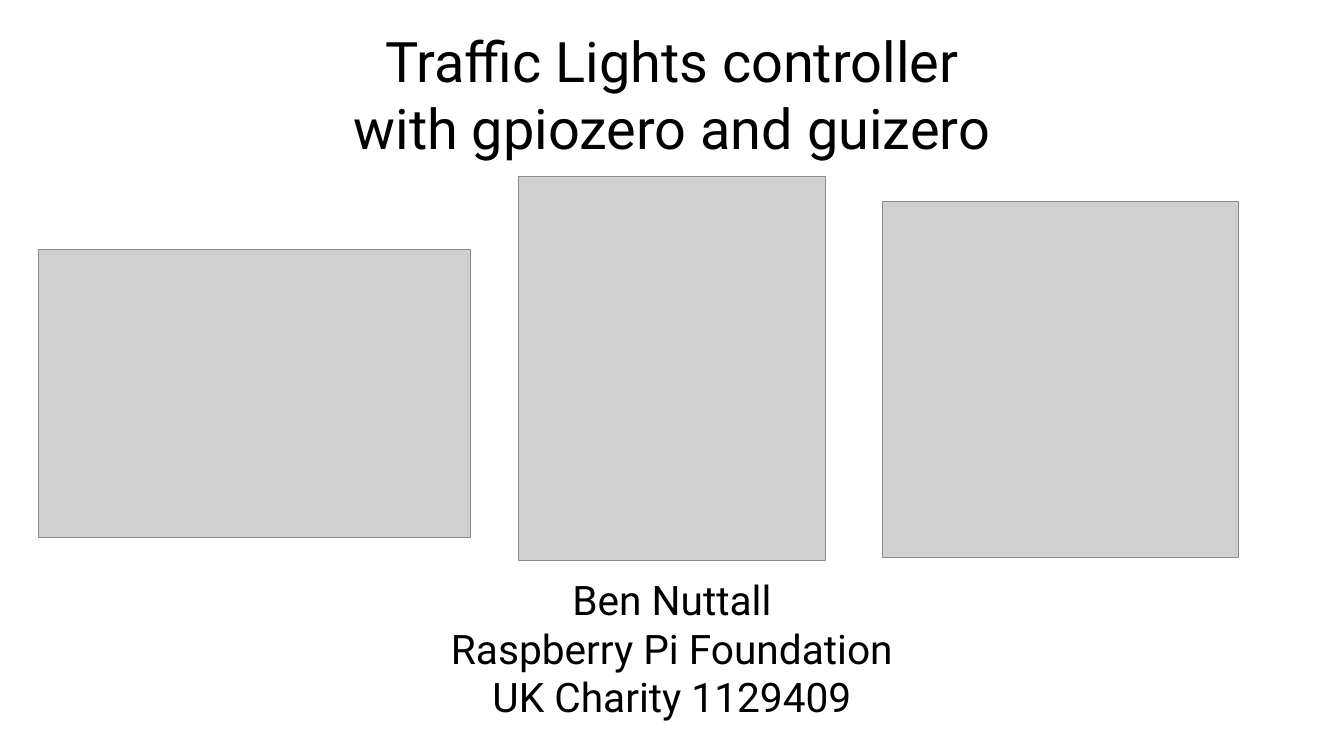
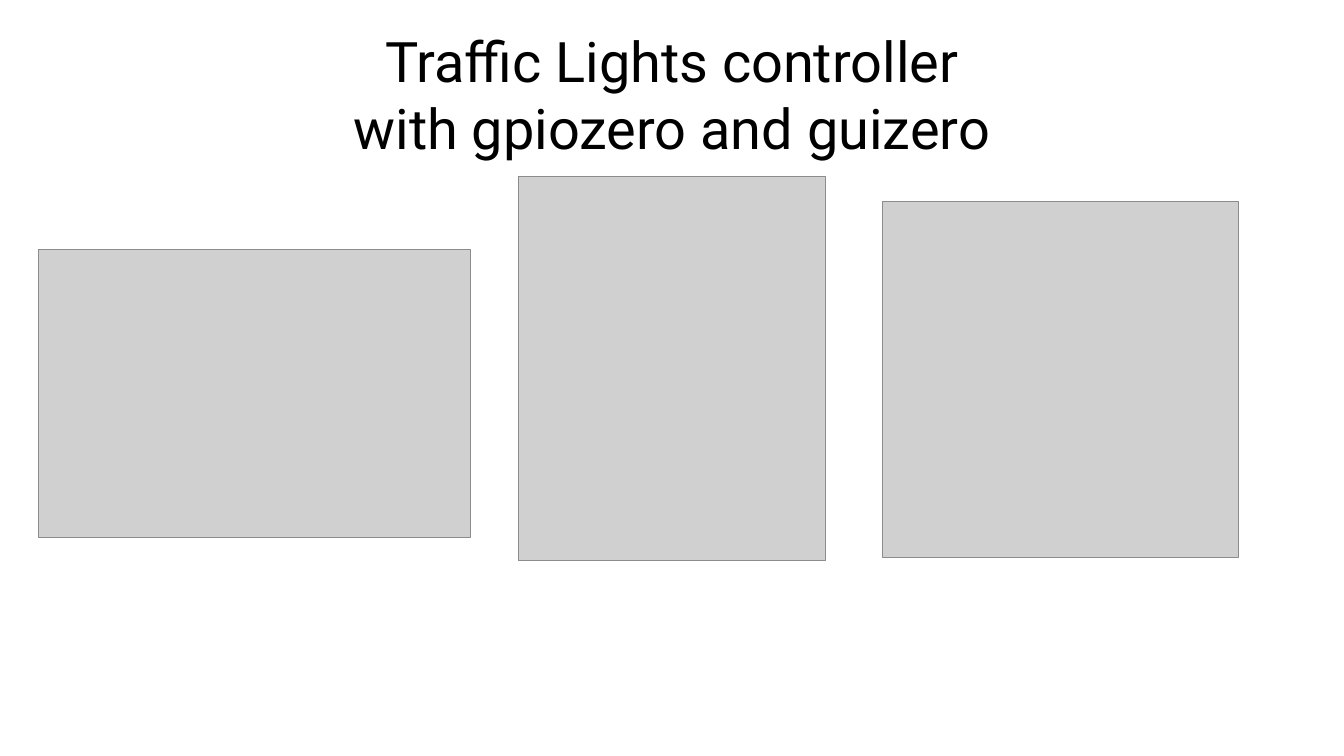
Before and after one commit to raspberrypilearning/jam-worksheets, a slide deck: slide 1 of traffic-lights-controller/traffic-lights-controller.odp. Drawn at 1344x756 pixels with LibreOffice and Linux fonts; fonts in the diff are those of the drawing; grey boxes stand for pictures. Boxes give left, top, right and bottom in pixels: in the first picture for what was removed or moved away, otherwise in the second. Text is boxed around its words. In the diff, an @@ line names an element or a change of style, - is before the commit and + after.

Commit message:
Remove name from title slide

```diff
--- a/traffic-lights-controller/traffic-lights-controller.odp
+++ b/traffic-lights-controller/traffic-lights-controller.odp
@@ subtitle removed at [451,584,893,721] @@
-Ben Nuttall
-Raspberry Pi Foundation
-UK Charity 1129409
```
Also in this commit, not shown: 1 other file.
